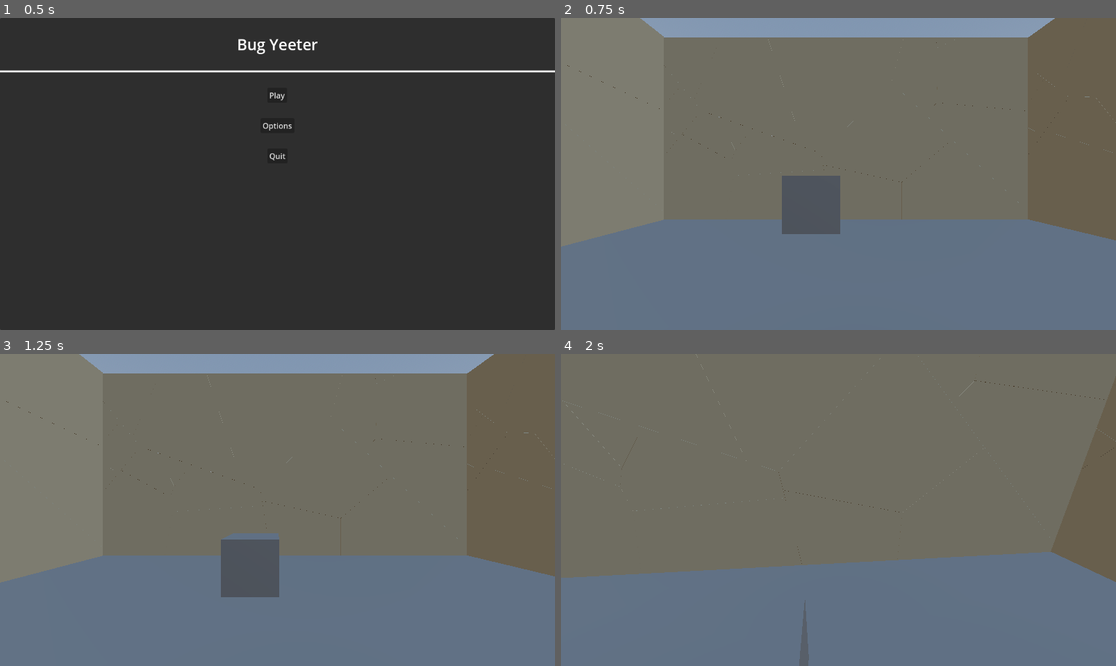
Above: before the commit, frames 1-4 (two rows, left to right).
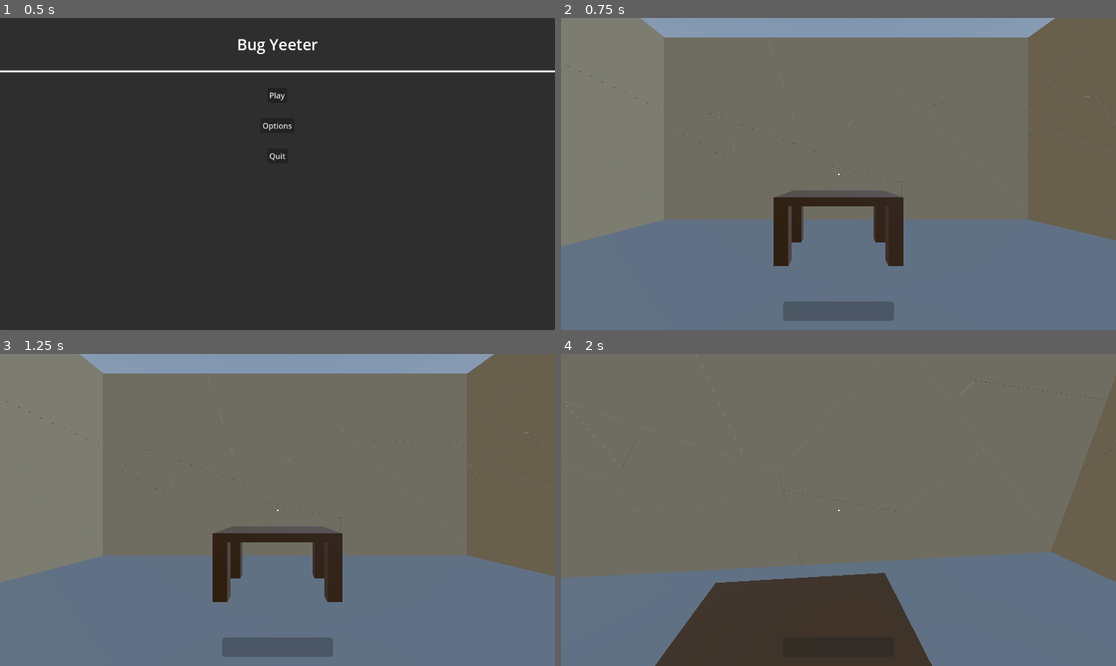
Above: after the commit, the same moments.

Repository: rcorre/wildjam84
Game: Godot game, scene res://menus/title/Title.tscn
Two runs of this game, one before a commit and one after it. Both use one fixed random seed, a clock stepped at 60 frames per second and the inputs below.
Inputs (mouse positions are in pixels of both pictures, inside the frame that each line leads up to):
- Up to frame 1 (0.5 s): no input
- Up to frame 2 (0.75 s): click "Play" at 0.5 s
- Up to frame 3 (1.25 s): no input
- Up to frame 4 (2 s): tap Enter at 1.25 s; move the mouse to (866, 510) at 1.27 s; press the mouse at (866, 510) at 1.28 s; hold W (forward) from 1.28 s (still down); tap Space (jump) at 1.52 s

Frame 1 is identical in both runs. In frame 2, 4.8% of the frame differs, in the area x 38-62%, y 49-98%; in frame 3, 5.2%; in frame 4, 11%, in the area x 16-67%, y 49-100%.

Commit message:
Charge up throws.

Diff:
--- /dev/null
+++ b/assets/materials/HeldItemMaterial.tres
@@ -0,0 +1,5 @@
+[gd_resource type="StandardMaterial3D" format=3 uid="uid://p20g5lu1ds72"]
+
+[resource]
+transparency = 1
+albedo_color = Color(1, 1, 1, 0.301961)
--- a/scenes/Bugs/Bug.gd
+++ b/scenes/Bugs/Bug.gd
@@ -8,7 +8,7 @@
 @export var max_move_secs := 2.0
 
 # chance to move vs standing still
-@export var move_chance := 1.5
+@export var move_chance := 0.5
 
 @onready var walk_sound: AudioStreamPlayer3D = $WalkSound
 @onready var splat_sound: AudioStreamPlayer3D = $SplatSound
@@ -44,7 +44,7 @@
 		return
 	timer.start(randf_range(min_move_secs, max_move_secs))
 	if randf() < move_chance:
-		rotation.y = randf_range(0, 0)
+		rotation.y = randf_range(0, PI * 2)
 		velocity = speed * basis.z
 		anim.play("Walk")
 		walk_sound.playing = true
--- /dev/null
+++ b/scenes/HUD/HUD.gd
@@ -0,0 +1,12 @@
+extends Control
+
+@onready var player: Player
+
+@onready var throw_power_bar: ProgressBar = $ThrowPowerBar
+
+func _ready() -> void:
+	player = get_parent()
+	assert(player, "HUD cannot find player")
+
+func _process(_delta: float) -> void:
+	throw_power_bar.value = player.throw_charge
--- /dev/null
+++ b/scenes/HUD/HUD.tscn
@@ -0,0 +1,42 @@
+[gd_scene load_steps=2 format=3 uid="uid://dbvdj2r2ypich"]
+
+[ext_resource type="Script" uid="uid://cicfc6y2x4tfk" path="res://scenes/HUD/HUD.gd" id="1_rr8ot"]
+
+[node name="HUD" type="Control"]
+layout_mode = 3
+anchors_preset = 15
+anchor_right = 1.0
+anchor_bottom = 1.0
+grow_horizontal = 2
+grow_vertical = 2
+mouse_filter = 1
+script = ExtResource("1_rr8ot")
+
+[node name="ThrowPowerBar" type="ProgressBar" parent="."]
+layout_mode = 1
+anchors_preset = -1
+anchor_left = 0.4
+anchor_top = 0.95
+anchor_right = 0.6
+anchor_bottom = 0.97
+offset_top = -27.0
+grow_horizontal = 2
+grow_vertical = 0
+mouse_filter = 1
+max_value = 1.0
+show_percentage = false
+
+[node name="Crosshair" type="ColorRect" parent="."]
+layout_mode = 1
+anchors_preset = 8
+anchor_left = 0.5
+anchor_top = 0.5
+anchor_right = 0.5
+anchor_bottom = 0.5
+offset_left = -1.5
+offset_top = -1.5
+offset_right = 1.5
+offset_bottom = 1.5
+grow_horizontal = 2
+grow_vertical = 2
+mouse_filter = 1
--- a/scenes/Main.tscn
+++ b/scenes/Main.tscn
@@ -1,9 +1,9 @@
-[gd_scene load_steps=12 format=3 uid="uid://ksrgiopp2i6f"]
+[gd_scene load_steps=10 format=3 uid="uid://ksrgiopp2i6f"]
 
 [ext_resource type="PackedScene" uid="uid://dt8d8bapujifn" path="res://scenes/Player.tscn" id="1_elqb8"]
-[ext_resource type="Script" uid="uid://bpga36wuj1lly" path="res://scenes/Throwable.gd" id="2_rvslj"]
 [ext_resource type="PackedScene" uid="uid://ccpx4vbvil350" path="res://scenes/BreakableWall1.tscn" id="3_0bbpv"]
 [ext_resource type="PackedScene" uid="uid://dmv485f177oai" path="res://scenes/Bugs/Spider.tscn" id="4_rarhs"]
+[ext_resource type="PackedScene" uid="uid://kb0bb5wcxb0c" path="res://scenes/Props/Table.tscn" id="4_vcsgt"]
 
 [sub_resource type="ProceduralSkyMaterial" id="ProceduralSkyMaterial_elqb8"]
 sky_horizon_color = Color(0.662243, 0.671743, 0.686743, 1)
@@ -17,10 +17,6 @@
 sky = SubResource("Sky_rvslj")
 tonemap_mode = 2
 
-[sub_resource type="BoxShape3D" id="BoxShape3D_elqb8"]
-
-[sub_resource type="BoxMesh" id="BoxMesh_rvslj"]
-
 [sub_resource type="PlaneMesh" id="PlaneMesh_elqb8"]
 size = Vector2(100, 100)
 
@@ -32,18 +28,6 @@
 environment = SubResource("Environment_0bbpv")
 
 [node name="Player" parent="." instance=ExtResource("1_elqb8")]
-
-[node name="Box" type="RigidBody3D" parent="."]
-transform = Transform3D(1, 0, 0, 0, 1, 0, 0, 0, 1, 0.473411, 1.08758, 4.00725)
-contact_monitor = true
-max_contacts_reported = 1
-script = ExtResource("2_rvslj")
-
-[node name="CollisionShape3D" type="CollisionShape3D" parent="Box"]
-shape = SubResource("BoxShape3D_elqb8")
-
-[node name="MeshInstance3D" type="MeshInstance3D" parent="Box"]
-mesh = SubResource("BoxMesh_rvslj")
 
 [node name="StaticBody3D" type="StaticBody3D" parent="."]
 
@@ -68,3 +52,6 @@
 
 [node name="Spider" parent="." instance=ExtResource("4_rarhs")]
 transform = Transform3D(1, 0, 0, 0, 1, 0, 0, 0, 1, -3.98942, 0, 0)
+
+[node name="Table" parent="." instance=ExtResource("4_vcsgt")]
+transform = Transform3D(1, 0, 0, 0, 1, 0, 0, 0, 1, 0, 0, 4)
--- a/scenes/Player.gd
+++ b/scenes/Player.gd
@@ -1,4 +1,5 @@
 extends CharacterBody3D
+class_name Player
 
 const GRAVITY := 9.8
 const ACCEL := 3.0
@@ -10,7 +11,8 @@
 # How quickly the held object snaps to your hands
 const GRAB_SNAP := 8.0
 
-const THROW_FORCE := 10.0
+const MAX_THROW_FORCE := 50.0
+const MAX_THROW_SECS := 2.0
 
 @onready var camera: Camera3D = $Camera3D
 @onready var grab_ray: RayCast3D = $Camera3D/RayCast3D
@@ -18,6 +20,7 @@
 
 var look: Vector2
 var held_object: Throwable
+var throw_charge := 0.0
 
 func _ready() -> void:
 	Input.set_mouse_mode(Input.MOUSE_MODE_CAPTURED)
@@ -27,12 +30,7 @@
 	if mouse:
 		look -= mouse.relative * MOUSE_SENSITIVITY
 		look.x = wrapf(look.x, -PI, PI)
-		look.y = clamp(look.y, -PI / 3.0, PI / 3.0)
-
-func interact() -> void:
-	if held_object:
-		return throw()
-	grab()
+		look.y = clamp(look.y, -PI / 2.0, PI / 2.0)
 
 func grab() -> void:
 	assert(not held_object, "Cannot grab if holding")
@@ -41,21 +39,26 @@
 		return
 	prints("grabbed", col)
 	held_object = col
-
-	# this disables rigid physics so we can move the object like it's kinematic
-	held_object.freeze = true
+	held_object.grab()
 
 func throw() -> void:
 	assert(held_object, "Cannot throw if not holding")
-	held_object.throw(-camera.global_transform.basis.z * THROW_FORCE)
+	var force: float = lerp(0.0, MAX_THROW_FORCE, throw_charge)
+	prints("throwing", held_object, "with force", force)
+	held_object.throw(-camera.global_transform.basis.z * force)
 	held_object = null
+	throw_charge = 0
 
 func _physics_process(delta: float) -> void:
 	rotation.y = look.x
 	camera.rotation.x = look.y
 
-	if Input.is_action_just_pressed("grab"):
-		interact()
+	if not held_object and Input.is_action_just_released("grab"):
+		grab()
+	elif held_object and Input.is_action_pressed("grab"):
+		throw_charge = min(1.0, throw_charge + (delta / MAX_THROW_SECS))
+	elif held_object and Input.is_action_just_released("grab") and throw_charge > 0.0:
+		throw()
 
 	if Input.is_action_just_pressed("jump") and is_on_floor():
 		velocity.y = JUMP_SPEED
@@ -68,5 +71,10 @@
 	move_and_slide()
 
 	if held_object:
+		# jiggle the object as we charge up a throw
+		var point := grab_point.global_transform
+		point.origin.z += sin(Time.get_ticks_msec() / 20.0) * throw_charge * 0.5
+		point.origin.x += cos(Time.get_ticks_msec() / 20.0) * throw_charge * 0.5
+
 		# move object toward your hands
-		held_object.global_transform = held_object.global_transform.interpolate_with(grab_point.global_transform, delta * GRAB_SNAP)
+		held_object.global_transform = held_object.global_transform.interpolate_with(point, delta * GRAB_SNAP)
--- a/scenes/Player.tscn
+++ b/scenes/Player.tscn
@@ -1,6 +1,7 @@
-[gd_scene load_steps=3 format=3 uid="uid://dt8d8bapujifn"]
+[gd_scene load_steps=4 format=3 uid="uid://dt8d8bapujifn"]
 
 [ext_resource type="Script" uid="uid://ci3bsr3u4a6ap" path="res://scenes/Player.gd" id="1_p0vlq"]
+[ext_resource type="PackedScene" uid="uid://dbvdj2r2ypich" path="res://scenes/HUD/HUD.tscn" id="2_v6fml"]
 
 [sub_resource type="CapsuleShape3D" id="CapsuleShape3D_5q5h1"]
 
@@ -21,3 +22,5 @@
 
 [node name="GrabPoint" type="Node3D" parent="Camera3D"]
 transform = Transform3D(-1, 0, -8.74228e-08, 0, 1, 0, 8.74228e-08, 0, -1, -1.57361e-07, 0, -1.8)
+
+[node name="HUD" parent="." instance=ExtResource("2_v6fml")]
--- /dev/null
+++ b/scenes/Props/Table.tscn
@@ -0,0 +1,32 @@
+[gd_scene load_steps=4 format=3 uid="uid://kb0bb5wcxb0c"]
+
+[ext_resource type="PackedScene" uid="uid://cwnx22urf7um1" path="res://assets/models/props/Table.glb" id="1_tf4yn"]
+
+[sub_resource type="BoxShape3D" id="BoxShape3D_tf4yn"]
+size = Vector3(2.08392, 0.175342, 1.42087)
+
+[sub_resource type="BoxShape3D" id="BoxShape3D_2woq5"]
+size = Vector3(0.231, 1, 0.225)
+
+[node name="Table" instance=ExtResource("1_tf4yn")]
+mass = 4.0
+
+[node name="CollisionShape3D" type="CollisionShape3D" parent="." index="1"]
+transform = Transform3D(1, 0, 0, 0, 1, 0, 0, 0, 1, -0.0157166, 1.07538, 0.00993371)
+shape = SubResource("BoxShape3D_tf4yn")
+
+[node name="CollisionShape3D2" type="CollisionShape3D" parent="." index="2"]
+transform = Transform3D(1, 0, 0, 0, 1, 0, 0, 0, 1, -0.872299, 0.5, -0.532608)
+shape = SubResource("BoxShape3D_2woq5")
+
+[node name="CollisionShape3D3" type="CollisionShape3D" parent="." index="3"]
+transform = Transform3D(1, 0, 0, 0, 1, 0, 0, 0, 1, -0.874023, 0.5, 0.548286)
+shape = SubResource("BoxShape3D_2woq5")
+
+[node name="CollisionShape3D4" type="CollisionShape3D" parent="." index="4"]
+transform = Transform3D(1, 0, 0, 0, 1, 0, 0, 0, 1, 0.863307, 0.5, 0.526064)
+shape = SubResource("BoxShape3D_2woq5")
+
+[node name="CollisionShape3D5" type="CollisionShape3D" parent="." index="5"]
+transform = Transform3D(1, 0, 0, 0, 1, 0, 0, 0, 1, 0.930594, 0.5, -0.58046)
+shape = SubResource("BoxShape3D_2woq5")
--- a/scenes/Throwable.gd
+++ b/scenes/Throwable.gd
@@ -1,15 +1,30 @@
 class_name Throwable extends RigidBody3D
+
+const HELD_ITEM_MATERIAL := preload("res://assets/materials/HeldItemMaterial.tres")
 
 var is_throwing := false
 
 func _ready() -> void:
 	body_entered.connect(self._on_body_entered)
 
+func _override_material(mat: StandardMaterial3D):
+	# give it a partially transparent material so we can see through it while holding
+	for c in get_children():
+		var mesh := c as MeshInstance3D
+		if mesh:
+			mesh.material_override = mat
+
+func grab() -> void:
+	# this disables rigid physics so we can move the object like it's kinematic
+	freeze = true
+	_override_material(HELD_ITEM_MATERIAL)
+
 func throw(force: Vector3) -> void:
 	prints("throwing", self)
 	is_throwing = true
 	self.freeze = false
 	self.apply_central_impulse(force)
+	_override_material(null)
 
 func _on_body_entered(body: Node) -> void:
 	# don't break stuff on bounces
Binary file added: assets/models/props/Table.glb
Not shown, added: assets/models/props/Table.glb.import
Not shown, added: scenes/HUD/HUD.gd.uid
Not shown, added: assets/models/props/Table.blend
